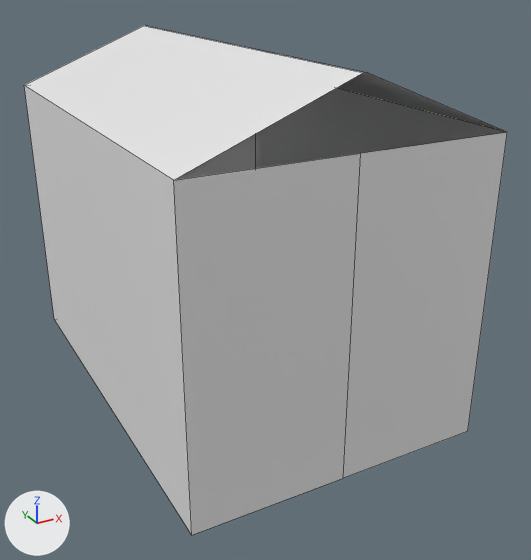
Renders of the FBX model Factory/Assets/models/box.fbx from each side of a commit.
One viewpoint serves both versions: a camera (50 mm lens) standing at (-0.432, -0.887, 0.578) and looking at (0.027, -0.053, 0.161). The lights are fixed; the arrows at lower left show +X, +Y and +Z. Mesh edges are drawn as thin lines. Vertices at the same position are counted once.
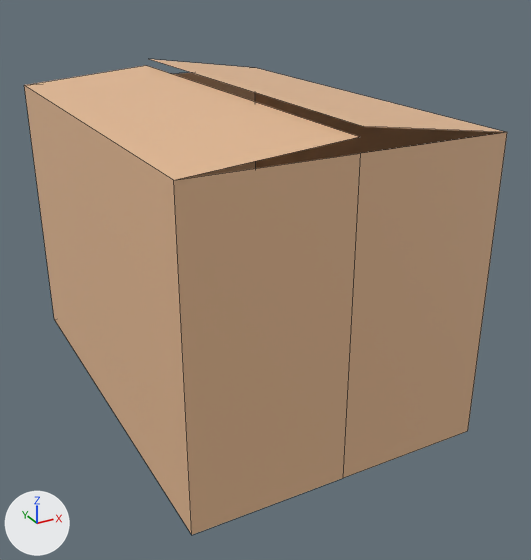
What differs and where, as boxes (x1, y1, x2, y2) in the pictures (531 x 560 px; the box of a moved part takes in the faces that stretch with it):
```json
{"object": "box", "change": "recoloured, reshaped", "before": [24, 26, 507, 535], "after": [24, 59, 507, 535], "on screen": "6% shorter"}
{"part": 1, "of": "me_cube_004", "change": "moved or reshaped", "before": [25, 26, 505, 180], "after": [25, 59, 504, 180]}
```

Scene script edits in JSON lines:
```json
{"op": "add", "block": "mat_box", "code": ["mat_box = principled_material('box')", "mat_box.base_color = (0.8, 0.496, 0.292)  # beige #e7bb93"]}
{"block": "me_cube_004", "where": "me_cube_004.from_pydata(...)  # 16 vertices, 10 faces; spans x -0.2..0.2, y -0.299..0.299, z -0.001..0.477"}
{"block": "me_cube_004", "where": "# used by ob_box; location = (0.0, 0.0, 0.0)"}
{"block": "me_cube_004", "change": "me_cube_004 part 1"}
{"op": "set", "path": "me_cube_004.vertices[12].co", "old": "(-0.002, 0.299, 0.477)", "new": "(-0.002, 0.299, 0.416)", "note": "pixel (143, 25) -> pixel (146, 65)"}
{"op": "set", "path": "me_cube_004.vertices[13].co", "old": "(0.002, 0.299, 0.477)", "new": "(0.002, 0.299, 0.426)", "note": "pixel (145, 25) -> pixel (148, 58)"}
{"op": "set", "path": "me_cube_004.vertices[14].co", "old": "(0.002, -0.299, 0.477)", "new": "(0.002, -0.299, 0.426)", "note": "pixel (366, 72) -> pixel (363, 126)"}
{"op": "set", "path": "me_cube_004.vertices[15].co", "old": "(-0.002, -0.299, 0.477)", "new": "(-0.002, -0.299, 0.416)", "note": "pixel (363, 72) -> pixel (360, 136)"}
{"op": "add", "block": "me_cube_004", "code": "me_cube_004.materials.append(mat_box)  # beige #e7bb93"}
```
